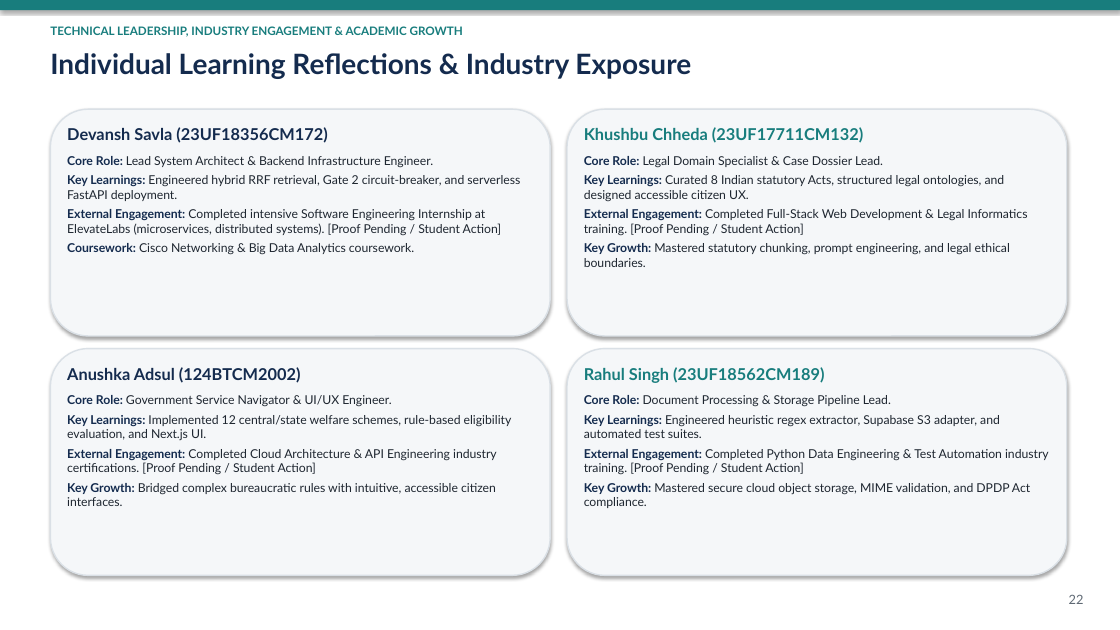
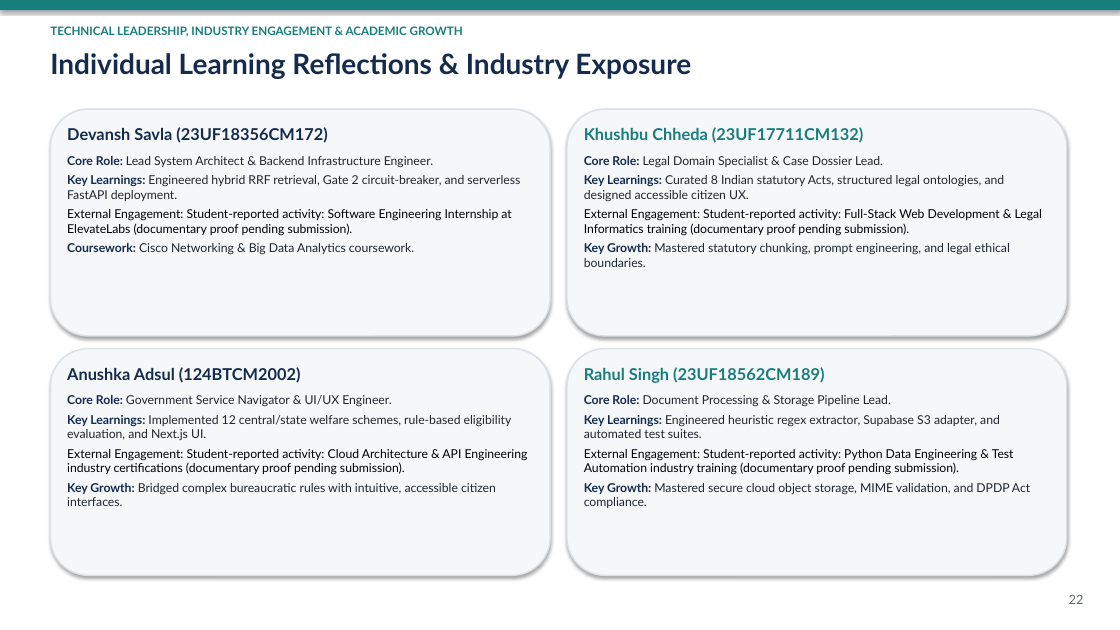
Before and after one commit to DEVANSHSAVLA/Finalyear_MajorProject, a slide deck: slide 22 of docs/review-2-submission/CivicSphere_AI_Review_2_Presentation.pptx. Drawn at 1120x630 pixels with LibreOffice and Linux fonts; fonts in the diff are those of the drawing. Boxes give left, top, right and bottom in pixels: in the first picture for what was removed or moved away, otherwise in the second. Text is boxed around its words. In the diff, an @@ line names an element or a change of style, - is before the commit and + after.

Commit message:
docs(review-2): synchronize report, presentation, manifest, and test evidence for submission sign-off

```diff
--- a/docs/review-2-submission/CivicSphere_AI_Review_2_Presentation.pptx
+++ b/docs/review-2-submission/CivicSphere_AI_Review_2_Presentation.pptx
@@ text at bbox=[67, 209, 511, 236]: text changed; text colour #1E2630 to #000000 @@
-External Engagement: Completed intensive Software Engineering Internship at ElevateLabs (microservices, distributed systems). [Proof Pending / Student Action]
+External Engagement: Student-reported activity: Software Engineering Internship at ElevateLabs (documentary proof pending submission).
@@ text at bbox=[584, 209, 1042, 236]: text changed; text colour #1E2630 to #000000 @@
-External Engagement: Completed Full-Stack Web Development & Legal Informatics training. [Proof Pending / Student Action]
+External Engagement: Student-reported activity: Full-Stack Web Development & Legal Informatics training (documentary proof pending submission).
@@ text at bbox=[67, 449, 528, 475]: text changed; text colour #1E2630 to #000000 @@
-External Engagement: Completed Cloud Architecture & API Engineering industry certifications. [Proof Pending / Student Action]
+External Engagement: Student-reported activity: Cloud Architecture & API Engineering industry certifications (documentary proof pending submission).
@@ text at bbox=[584, 449, 1014, 475]: text changed; text colour #1E2630 to #000000 @@
-External Engagement: Completed Python Data Engineering & Test Automation industry training. [Proof Pending / Student Action]
+External Engagement: Student-reported activity: Python Data Engineering & Test Automation industry training (documentary proof pending submission).
```
Also in this commit, not shown: 5 other slides changed, 6 other files.
